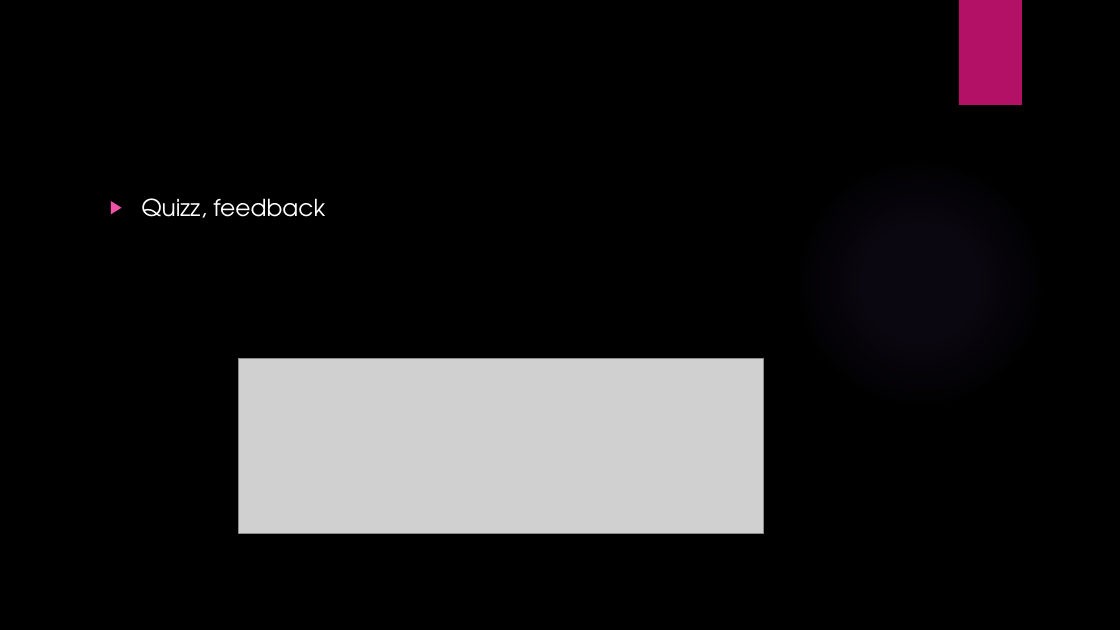
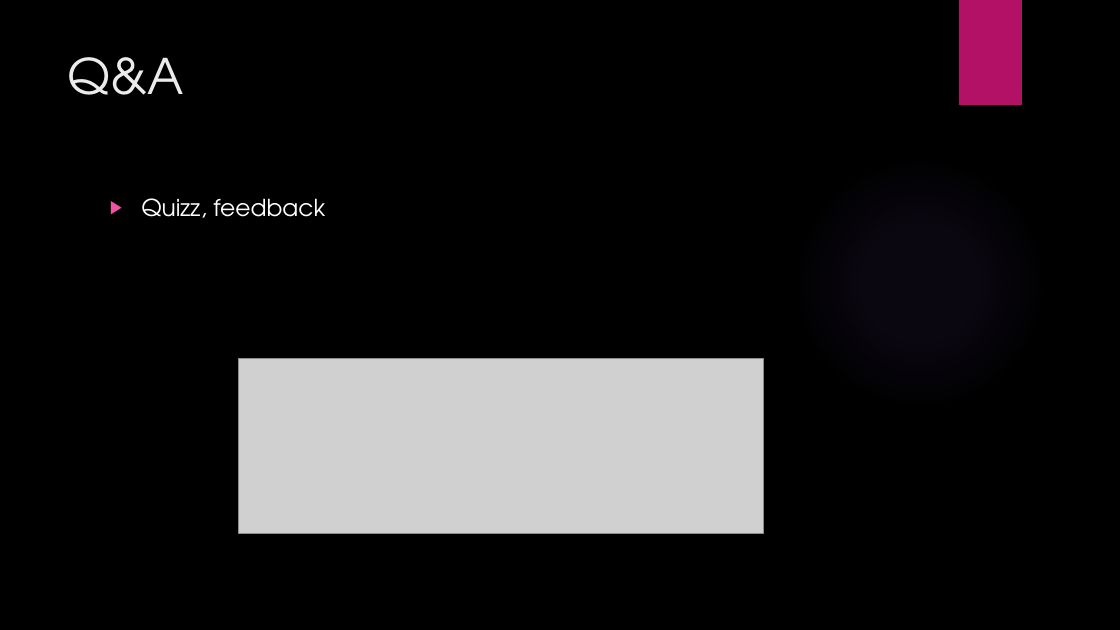
Before and after one commit to sebivenlo/esd-2024-github-actions, a slide deck: slide 13 of Workshop Presentation.pptx (slide 11 before the commit). Drawn at 1120x630 pixels with LibreOffice and Linux fonts; fonts in the diff are those of the drawing; grey boxes stand for pictures; background and template pictures are left out. Boxes give left, top, right and bottom in pixels: in the first picture for what was removed or moved away, otherwise in the second. Text is boxed around its words. In the diff, an @@ line names an element or a change of style, - is before the commit and + after.

```diff
--- a/Workshop Presentation.pptx
+++ b/Workshop Presentation.pptx
@@ title added at [68, 57, 184, 95], 42 pt, text #EBEBEB @@
+Q&A
```
Also in this commit, not shown: 3 slides added, 1 slide removed.
